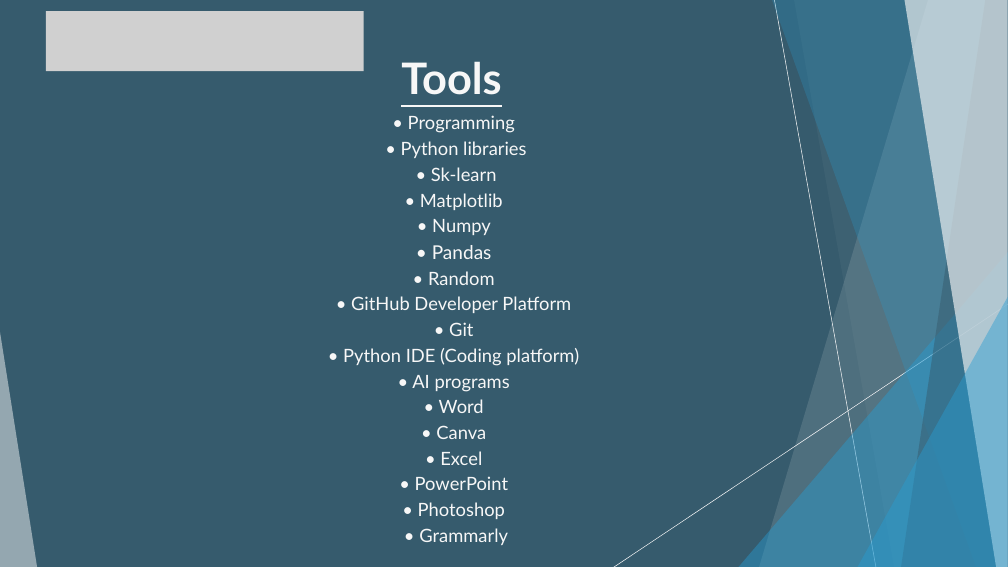
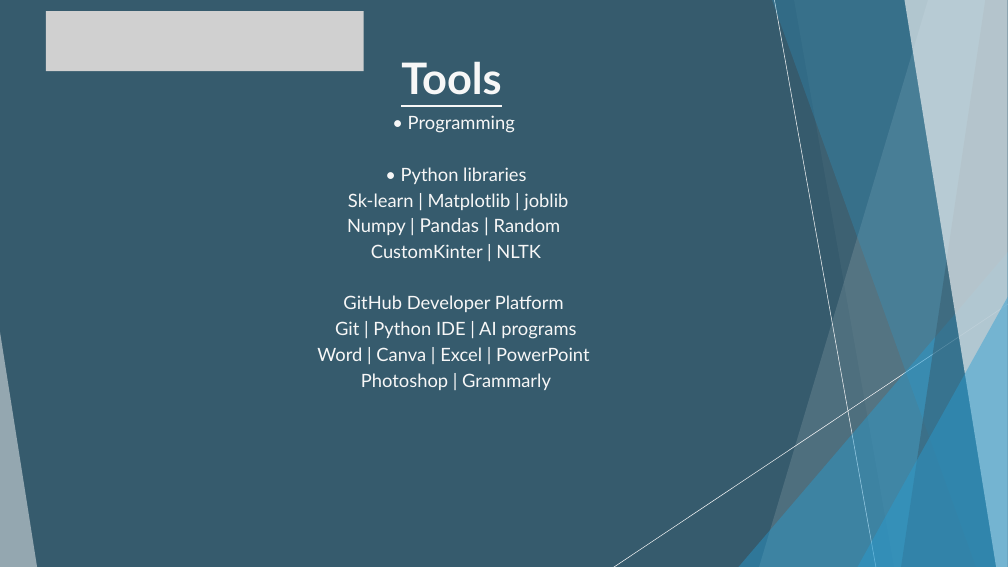
Before and after one commit to Mustard-Core/Earnalytics-AI, a slide deck: slide 9 of PresentationEarnalytics.pptx. Drawn at 1008x567 pixels with LibreOffice and Linux fonts; fonts in the diff are those of the drawing; grey boxes stand for pictures. Boxes give left, top, right and bottom in pixels: in the first picture for what was removed or moved away, otherwise in the second. Text is boxed around its words. In the diff, an @@ line names an element or a change of style, - is before the commit and + after.

```diff
--- a/PresentationEarnalytics.pptx
+++ b/PresentationEarnalytics.pptx
@@ text at box(317, 193, 589, 390): text changed @@
-• Sk-learn
-• Matplotlib
-• Numpy
-• Pandas
-• Random
-• GitHub Developer Platform
-• Git
-• Python IDE (Coding platform)
-• AI programs
-• Word
-• Canva
-• Excel
-• PowerPoint
-• Photoshop
-• Grammarly
+Sk-learn | Matplotlib | joblib
+Numpy | Pandas | Random
+CustomKinter | NLTK
+GitHub Developer Platform
+Git | Python IDE | AI programs
+Word | Canva | Excel | PowerPoint
+Photoshop | Grammarly
```
Also in this commit, not shown: 3 other slides changed.
